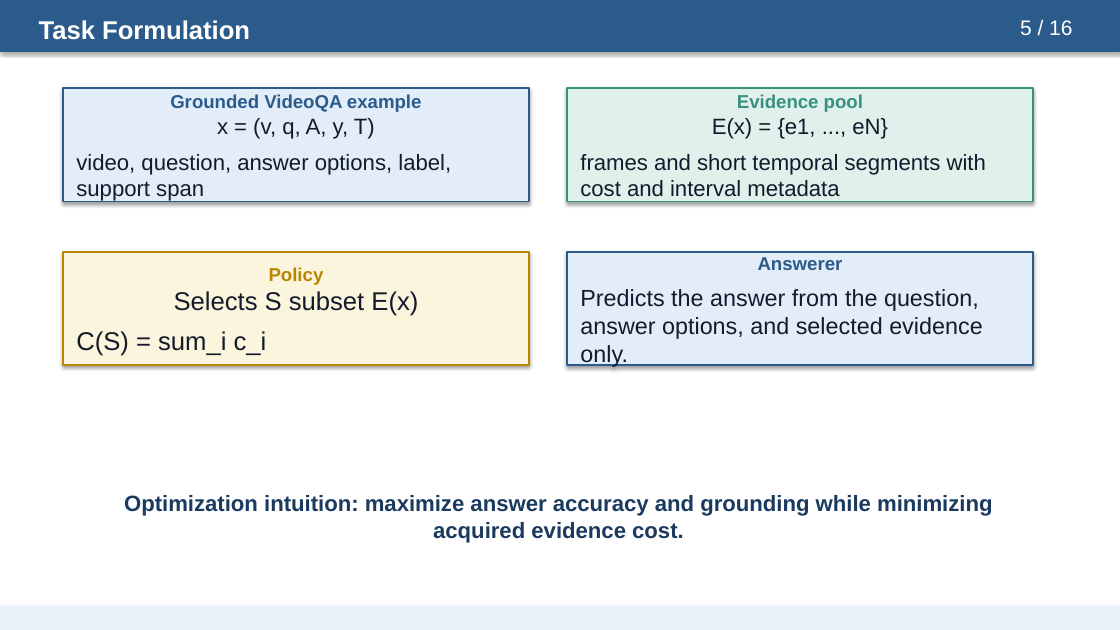
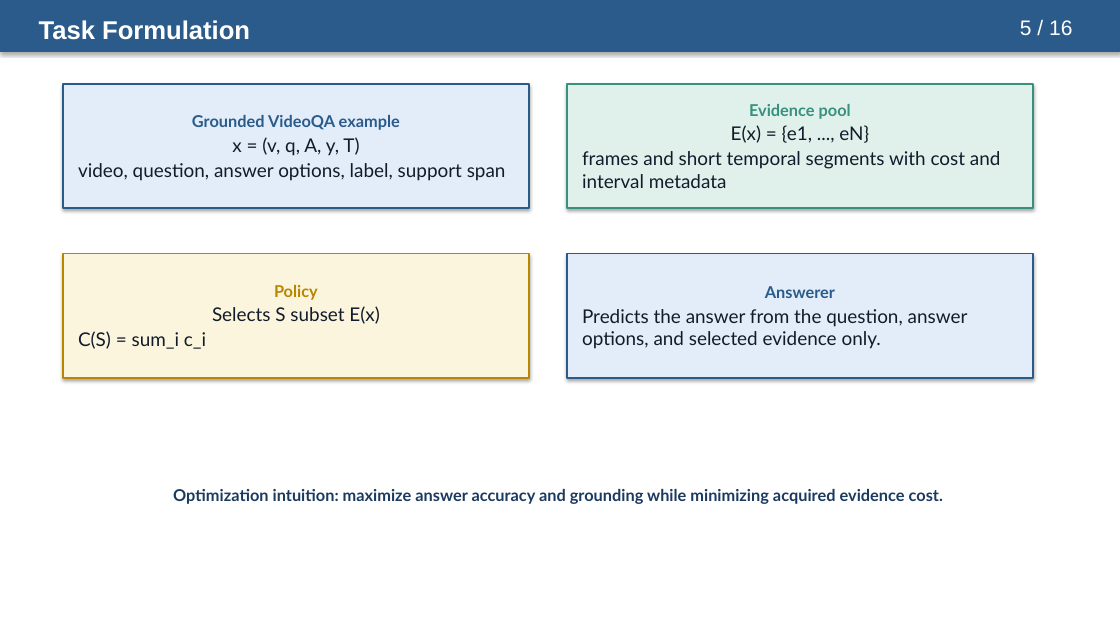
Before and after one commit to riteshthawkar/adaptive-evidence-grounded-videoqa, a slide deck: slide 5 of docs/presentation/adaptive_evidence_acquisition_grounded_videoqa_presentation.pptx. Drawn at 1120x630 pixels with LibreOffice and Linux fonts; fonts in the diff are those of the drawing. Boxes give left, top, right and bottom in pixels: in the first picture for what was removed or moved away, otherwise in the second. Text is boxed around its words. In the diff, an @@ line names an element or a change of style, - is before the commit and + after.

Commit message:
Polish presentation layout and closing slide

```diff
--- a/docs/presentation/adaptive_evidence_acquisition_grounded_videoqa_presentation.pptx
+++ b/docs/presentation/adaptive_evidence_acquisition_grounded_videoqa_presentation.pptx
@@ rectangle "Grounded VideoQA example": place and size @@
-rectangle "Grounded VideoQA example" at bbox=[63, 88, 529, 202]
+rectangle "Grounded VideoQA example" at bbox=[63, 84, 529, 208]
@@ rectangle "Grounded VideoQA example" at bbox=[63, 84, 529, 208]: size 16 to 14 pt in "Grounded VideoQA example"; font Arial to Lato; size 19 to 16.2 pt in "x = (v, q, A, y, T)", "video, question, answer options, label, support span"; more space between paragraphs; less space between paragraphs @@
@@ rectangle "Evidence pool": place and size @@
-rectangle "Evidence pool" at bbox=[567, 88, 1033, 202]
+rectangle "Evidence pool" at bbox=[567, 84, 1033, 208]
@@ rectangle "Evidence pool" at bbox=[567, 84, 1033, 208]: size 16 to 14 pt in "Evidence pool"; font Arial to Lato; size 19 to 16.2 pt in "E(x) = {e1, ..., eN}", "frames and short temporal segments with cost ..."; more space between paragraphs; less space between paragraphs @@
@@ rectangle "Policy": place and size @@
-rectangle "Policy" at bbox=[63, 252, 529, 365]
+rectangle "Policy" at bbox=[63, 254, 529, 378]
@@ rectangle "Policy" at bbox=[63, 254, 529, 378]: size 16 to 14 pt in "Policy"; font Arial to Lato; size 22 to 16.2 pt in "Selects S subset E(x)", "C(S) = sum_i c_i"; more space between paragraphs; less space between paragraphs @@
@@ rectangle "Answerer": place and size @@
-rectangle "Answerer" at bbox=[567, 252, 1033, 365]
+rectangle "Answerer" at bbox=[567, 254, 1033, 378]
@@ rectangle "Answerer" at bbox=[567, 254, 1033, 378]: size 16 to 14 pt in "Answerer"; font Arial to Lato; size 20 to 16.2 pt in "Predicts the answer from the question, answer ..."; more space between paragraphs; less space between paragraphs @@
@@ text "Optimization intuition: maximize answer accuracy ..." at bbox=[173, 489, 943, 504]: size 19 to 14 pt, font Arial to Lato; more space between paragraphs @@
@@ rectangle removed at bbox=[0, 607, 1120, 630] @@
```
Also in this commit, not shown: 15 other slides changed.
